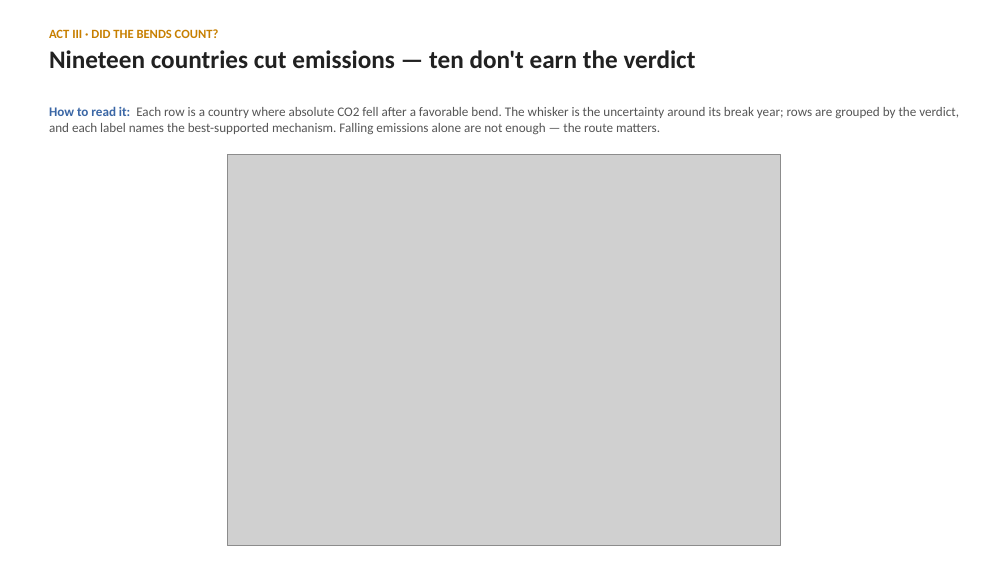
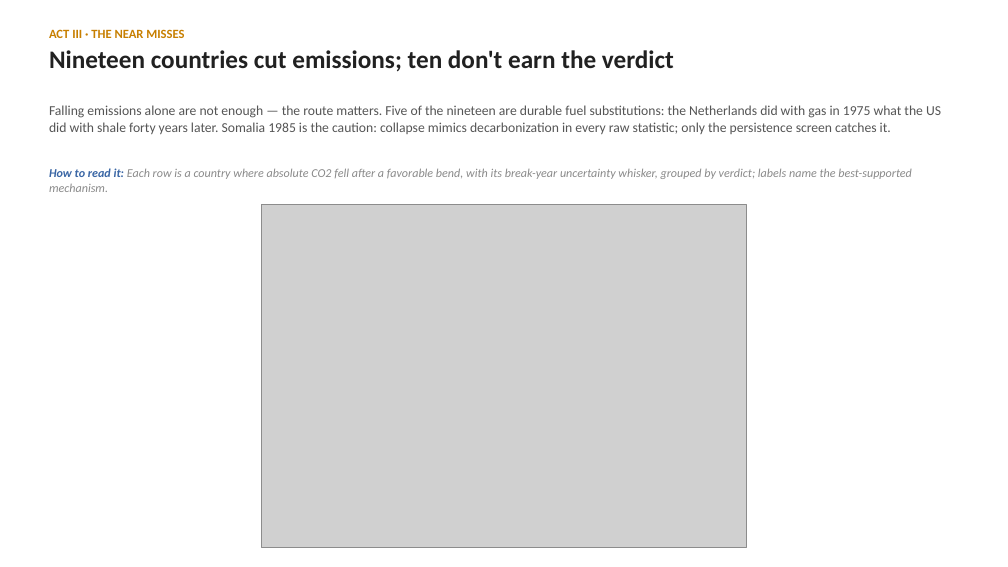
Before and after one commit to cwejnert/HDI-Happiness, a slide deck: slide 20 of carbon_breakpoints_takeaway_figures/what_bends_the_curve_final.pptx (slide 17 before the commit). Drawn at 1008x567 pixels with LibreOffice and Linux fonts; fonts in the diff are those of the drawing; grey boxes stand for pictures. Boxes give left, top, right and bottom in pixels: in the first picture for what was removed or moved away, otherwise in the second. Text is boxed around its words. In the diff, an @@ line names an element or a change of style, - is before the commit and + after.

```diff
--- a/carbon_breakpoints_takeaway_figures/what_bends_the_curve_final.pptx
+++ b/carbon_breakpoints_takeaway_figures/what_bends_the_curve_final.pptx
@@ text at [49,29,674,72]: text changed @@
-ACT III · DID THE BENDS COUNT?
-Nineteen countries cut emissions — ten don't earn the verdict
+ACT III · THE NEAR MISSES
+Nineteen countries cut emissions; ten don't earn the verdict
@@ text added at [49,105,941,134], 13 pt, text #555555 @@
+Falling emissions alone are not enough — the route matters. Five of the nineteen are durable fuel substitutions: the Netherlands did with gas in 1975 what the US did with shale forty years later. Somalia 1985 is the caution: collapse mimics decarbonization in every raw statistic; only the persistence screen catches it.
@@ text at [49,168,912,192]: text changed; size 12.5 to 11.5 pt; text colour #555555 to #8A8A8A; italic on @@
-How to read it: Each row is a country where absolute CO2 fell after a favorable bend. The whisker is the uncertainty around its break year; rows are grouped by the verdict, and each label names the best-supported mechanism. Falling emissions alone are not enough — the route matters.
+How to read it: Each row is a country where absolute CO2 fell after a favorable bend, with its break-year uncertainty whisker, grouped by verdict; labels name the best-supported mechanism.
@@ picture: place and size @@
-picture at [228,154,780,546]
+picture at [262,204,746,547]
```
Also in this commit, not shown: 13 other slides changed, 13 slides added, 8 slides removed, 2 other files.
